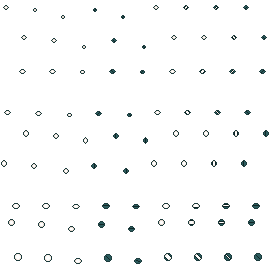
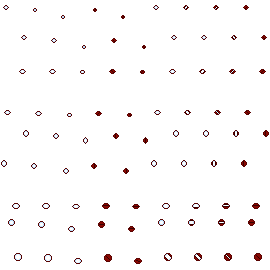
Comparing the layer stacks of the two w=270, h=270 images. Changes:
pixels changed over [1, 5, 269, 264] (layer not identified)
